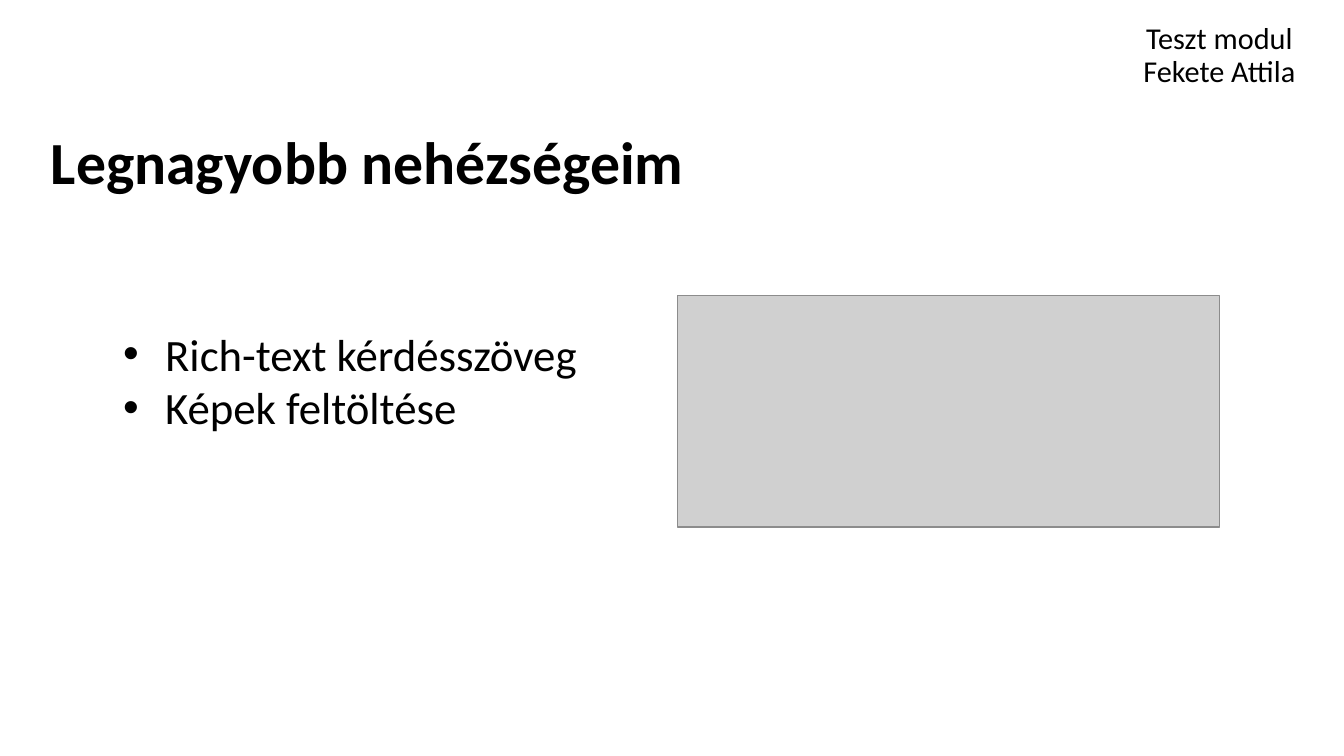
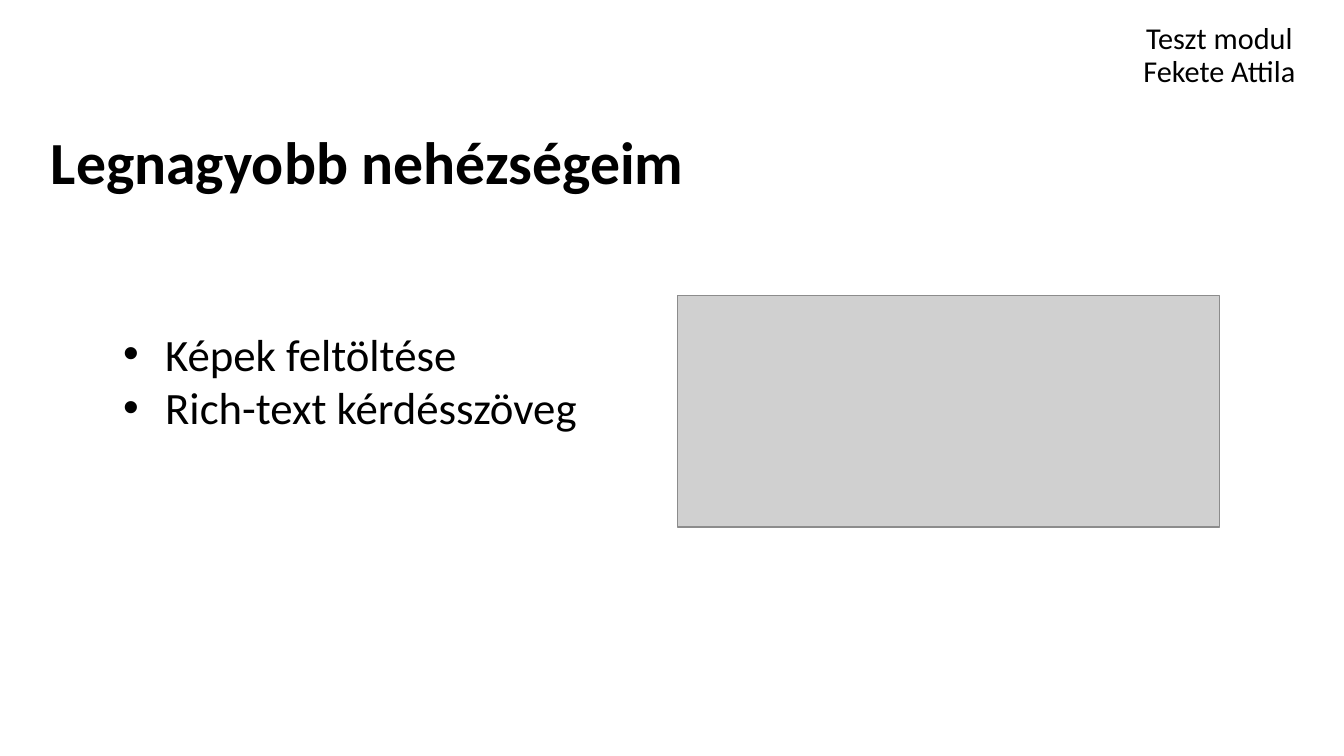
Before and after one commit to schonherz-java-ee-2016-spring/sandbox, a slide deck: slide 5 of feketeattila/feketeattilajavaee.pptx. Drawn at 1344x756 pixels with LibreOffice and Linux fonts; fonts in the diff are those of the drawing; grey boxes stand for pictures; background and template pictures are left out. Boxes give left, top, right and bottom in pixels: in the first picture for what was removed or moved away, otherwise in the second. Text is boxed around its words. In the diff, an @@ line names an element or a change of style, - is before the commit and + after.

```diff
--- a/feketeattila/feketeattilajavaee.pptx
+++ b/feketeattila/feketeattilajavaee.pptx
@@ text at box(165, 340, 456, 379): paragraph added @@
+• Képek feltöltése
@@ text at box(165, 393, 456, 432): paragraph removed @@
-• Képek feltöltése
```
